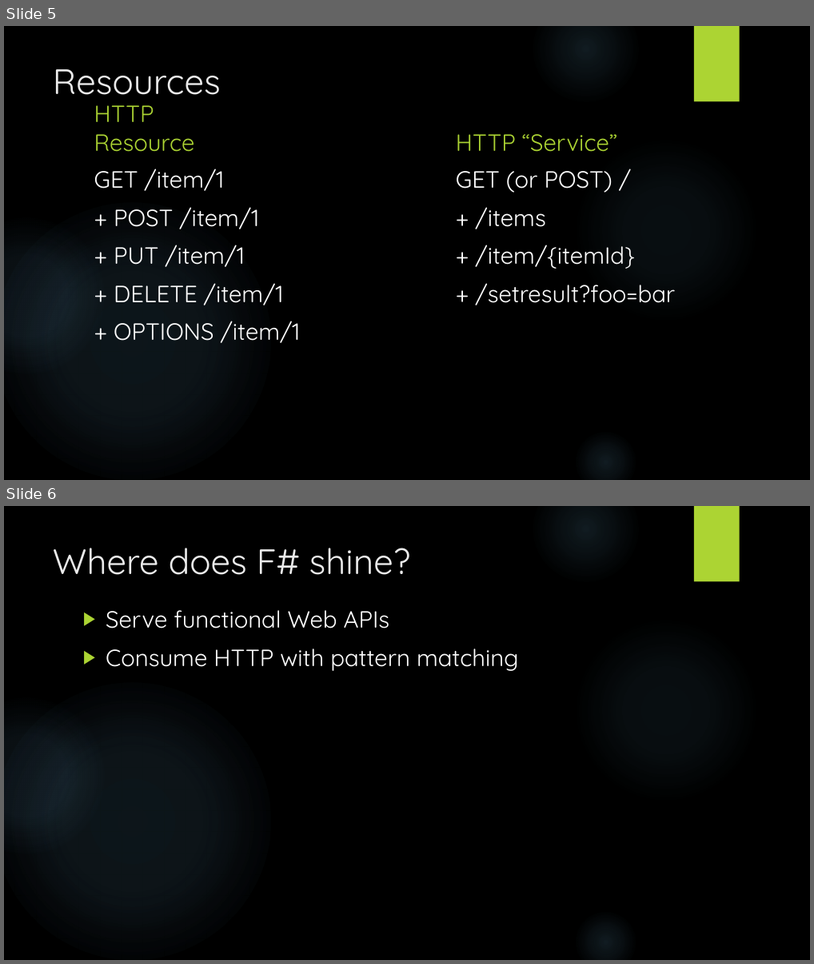
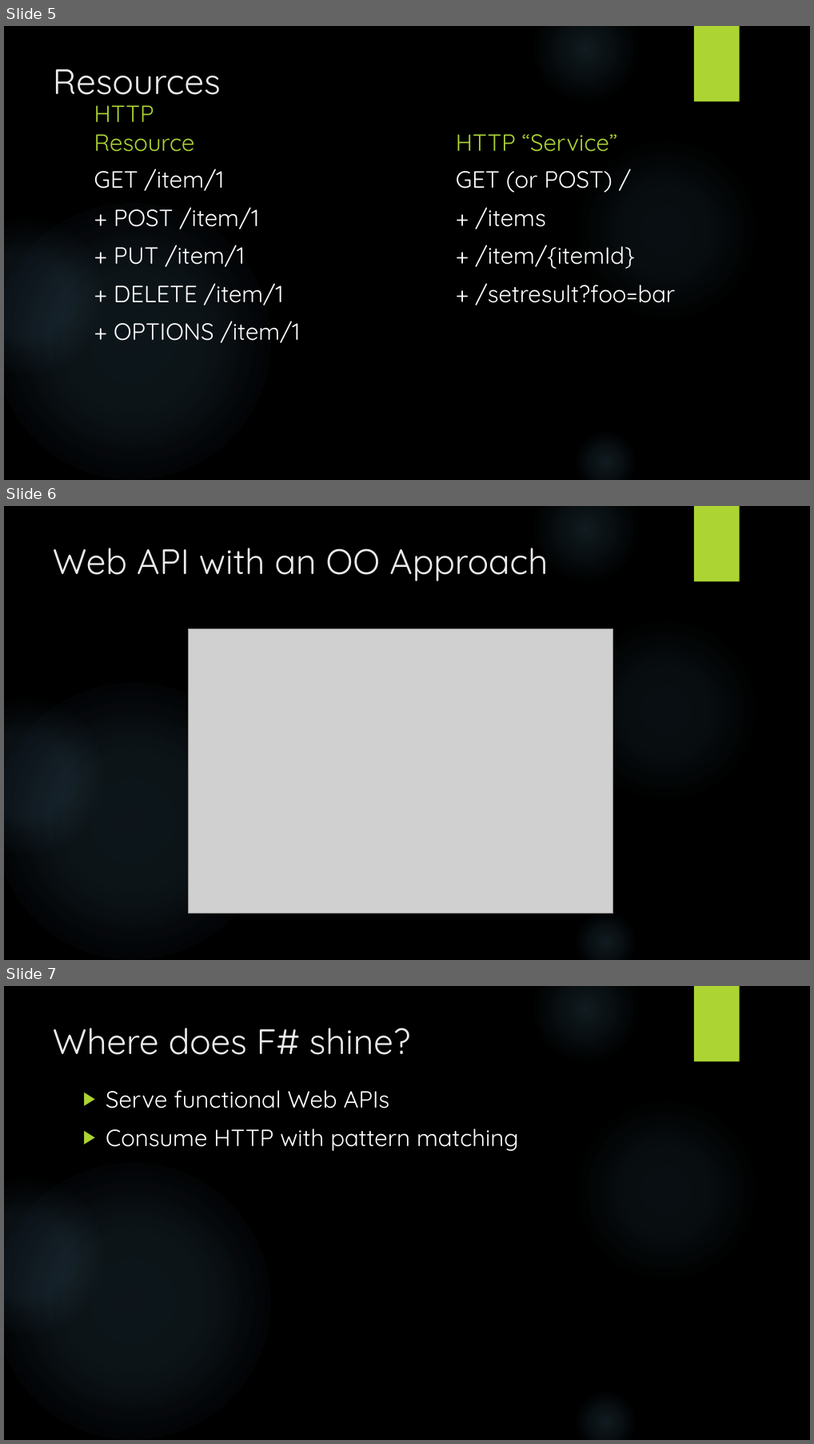
Before and after one commit to dmohl/FsOnTheWeb-Workshop, a slide deck: WebApi.pptx. Shown one above the other, each under a label of ours: slides 5 and 6 before the commit, slides 5, 6 and 7 after it. The pictures are 814x964 and 814x1444 pixels, drawn with LibreOffice and Linux fonts; fonts in the diff are those of the drawing; grey boxes stand for pictures; background and template pictures are left out. Boxes give left, top, right and bottom in pixels: in the first picture for what was removed or moved away, otherwise in the second. Text is boxed around its words. In the diff, an @@ line names an element or a change of style, - is before the commit and + after.

Commit message:
Added an OO design example to the Web API deck

```diff
--- a/WebApi.pptx
+++ b/WebApi.pptx
@@ slide 6 added at (4, 506, 810, 960), background picture (left out); not listed: 6 template elements that a slide beside it also shows @@
@@ title added at (53, 548, 548, 581), 42 pt, text #EBEBEB @@
+Web API with an OO Approach
@@ picture added at (188, 629, 613, 912) @@
@@ what was slide 6 is now slide 7 @@
```
